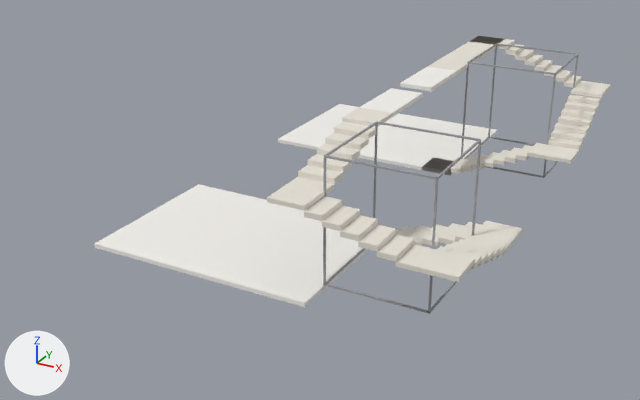
One commit to the glTF model examples/walkthrough/ideal/diagram.glb: the scene before it, then after it.
One viewpoint serves both versions: a 50 mm lens placed at (21.8, -30.6, 13.5), pointed at (7.4, -4.4, 0.4). Every picture has the same lights, and +X, +Y and +Z are marked at lower left. The picture after the commit comes second. Vertices at exactly the same position are counted once.

The first picture shows 'atrium', 'floor', 'stairs'.
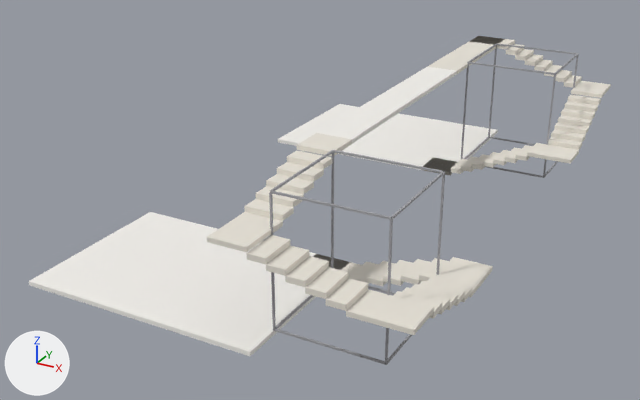
Boxes (x1, y1, x2, y2) around the edits, measured in the pictures (640 x 400 px; the box of a moved part takes in the faces that stretch with it):
'floor', reshaped (16% wider, 20% taller)
    before: (94, 67, 498, 307)
    after: (29, 67, 498, 356)
'stairs', reshaped (17% wider, 21% taller)
    before: (267, 36, 611, 282)
    after: (207, 36, 611, 335)
'atrium', reshaped (21% wider, 19% taller)
    before: (323, 43, 579, 314)
    after: (269, 43, 579, 365)
part 1 of me_floor, deleted
    before: (94, 184, 369, 307)
part 2 of me_floor, moved or reshaped
    before: (360, 67, 457, 116)
    after: (29, 67, 457, 356)
part 3 of me_stairs, moved or reshaped
    before: (267, 123, 376, 210)
    after: (207, 150, 332, 252)
part 4 of me_stairs, moved or reshaped
    before: (304, 197, 475, 282)
    after: (246, 235, 434, 335)
part 5 of me_stairs, moved or reshaped
    before: (438, 221, 523, 269)
    after: (393, 257, 493, 319)
part 6 of me_stairs, moved or reshaped
    before: (396, 222, 482, 247)
    after: (349, 258, 449, 286)
part 7 of me_stairs, moved or reshaped (not visible before)
    after: (315, 255, 362, 278)
part 8 of me_stairs, moved or reshaped
    before: (342, 107, 393, 127)
    after: (297, 133, 352, 156)
part 9 of me_atrium, moved or reshaped
    before: (324, 155, 437, 180)
    after: (270, 190, 391, 220)
part 10 of me_atrium, moved or reshaped
    before: (437, 139, 481, 179)
    after: (391, 171, 445, 220)
part 11 of me_atrium, moved or reshaped
    before: (377, 121, 479, 141)
    after: (333, 150, 444, 173)
part 12 of me_atrium, moved or reshaped
    before: (324, 122, 377, 156)
    after: (270, 150, 333, 191)
part 13 of me_atrium, moved or reshaped
    before: (324, 283, 429, 314)
    after: (274, 328, 386, 365)
part 14 of me_atrium, moved or reshaped
    before: (431, 281, 456, 312)
    after: (387, 334, 412, 364)
part 15 of me_atrium, moved or reshaped (not visible before)
    after: (368, 286, 395, 295)
part 16 of me_atrium, moved or reshaped
    before: (326, 248, 365, 283)
    after: (275, 295, 313, 329)
part 17 of me_atrium, moved or reshaped
    before: (323, 158, 326, 286)
    after: (269, 193, 276, 331)
part 18 of me_atrium, moved or reshaped
    before: (428, 179, 438, 314)
    after: (385, 220, 393, 365)
part 19 of me_atrium, moved or reshaped
    before: (472, 142, 481, 235)
    after: (436, 174, 445, 275)
part 20 of me_atrium, moved or reshaped
    before: (373, 124, 378, 218)
    after: (331, 152, 334, 268)

Patch to the scene script:
```diff
--- a/examples/walkthrough/ideal/diagram.glb.py
+++ b/examples/walkthrough/ideal/diagram.glb.py
@@ me_floor @@
-me_floor.from_pydata(...)  # 32 vertices, 48 faces; spans x 2.0..10.2, y -10.5..7.5, z -0.2..4.2
+me_floor.from_pydata(...)  # 24 vertices, 36 faces; spans x 2.0..10.2, y -13.5..7.5, z -0.2..4.2
+# me_floor part 1: the loose piece of 8 vertices spanning x 2.0..10.2, y -10.5..-4.5, z -0.2..0.0 is deleted
+# me_floor part 2
+# 10 vertices are removed from x 9.0..10.2, y -4.5..-1.1, z 4.1..4.2
+# 22 faces are deleted
+# 2 vertices move from x 10.2, y -4.5, z 4.1..4.2 to x 10.2, y -7.5, z -0.2..0.0
+# 10 vertices are added at x 2.0..10.2, y -13.5..-7.5, z -0.2..4.2
+# 22 new faces join them
 me_floor.materials.append(mat_floor)
@@ me_stairs @@
-me_stairs.from_pydata(...)  # 352 vertices, 696 faces; spans x 9.0..15.0, y -10.5..7.5, z -0.2..4.2
+me_stairs.from_pydata(...)  # 352 vertices, 696 faces; spans x 9.0..15.0, y -13.5..7.5, z -0.2..4.2
+# me_stairs part 3: the loose piece of 42 vertices spanning x 9.0..10.2, y -10.5..-5.8, z 3.0..4.1 is moved by (0.0, -3.0, 0.0)
+# me_stairs part 4: the loose piece of 42 vertices spanning x 10.2..15.0, y -10.5..-9.2, z 2.0..3.0 is moved by (0.0, -3.0, 0.0)
+# me_stairs part 5: the loose piece of 42 vertices spanning x 13.8..15.0, y -9.2..-4.5, z 0.9..1.9 is moved by (0.0, -3.0, 0.0)
+# me_stairs part 6: the loose piece of 32 vertices spanning x 10.8..13.8, y -5.8..-4.5, z 0.0..0.9 is moved by (0.0, -3.0, 0.0)
+# me_stairs part 7: the loose piece of 12 vertices spanning x 9.0..10.8, y -5.8..-4.5, z -0.2..0.0 is moved by (0.0, -3.0, 0.0)
+# me_stairs part 8: the loose piece of 8 vertices spanning x 9.0..10.2, y -5.8..-4.5, z 4.1..4.2 is moved by (0.0, -3.0, 0.0)
 me_stairs.materials.append(mat_stairs)
@@ me_atrium @@
-me_atrium.from_pydata(...)  # 192 vertices, 288 faces; spans x 10.2..13.8, y -9.3..6.3, z 0.0..4.3
+me_atrium.from_pydata(...)  # 192 vertices, 288 faces; spans x 10.2..13.8, y -12.3..6.3, z 0.0..4.3
+# me_atrium part 9: the loose piece of 8 vertices spanning x 10.2..13.8, y -9.3..-9.2, z 4.2..4.3 is moved by (0.0, -3.0, 0.0)
+# me_atrium part 10: the loose piece of 8 vertices spanning x 13.7..13.8, y -9.2..-5.8, z 4.2..4.3 is moved by (0.0, -3.0, 0.0)
+# me_atrium part 11: the loose piece of 8 vertices spanning x 10.2..13.8, y -5.8..-5.7, z 4.2..4.3 is moved by (0.0, -3.0, 0.0)
+# me_atrium part 12: the loose piece of 8 vertices spanning x 10.2..10.3, y -9.2..-5.8, z 4.2..4.3 is moved by (0.0, -3.0, 0.0)
+# me_atrium part 13: the loose piece of 8 vertices spanning x 10.2..13.8, y -9.3..-9.2, z 0.0..0.1 is moved by (0.0, -3.0, 0.0)
+# me_atrium part 14: the loose piece of 8 vertices spanning x 13.7..13.8, y -9.2..-5.8, z 0.0..0.1 is moved by (0.0, -3.0, 0.0)
+# me_atrium part 15: the loose piece of 8 vertices spanning x 10.2..13.8, y -5.8..-5.7, z 0.0..0.1 is moved by (0.0, -3.0, 0.0)
+# me_atrium part 16: the loose piece of 8 vertices spanning x 10.2..10.3, y -9.2..-5.8, z 0.0..0.1 is moved by (0.0, -3.0, 0.0)
+# me_atrium part 17: the loose piece of 8 vertices spanning x 10.2..10.3, y -9.3..-9.2, z 0.0..4.2 is moved by (0.0, -3.0, 0.0)
+# me_atrium part 18: the loose piece of 8 vertices spanning x 13.7..13.8, y -9.3..-9.2, z 0.0..4.2 is moved by (0.0, -3.0, 0.0)
+# me_atrium part 19: the loose piece of 8 vertices spanning x 13.7..13.8, y -5.8..-5.7, z 0.0..4.2 is moved by (0.0, -3.0, 0.0)
+# me_atrium part 20: the loose piece of 8 vertices spanning x 10.2..10.3, y -5.8..-5.7, z 0.0..4.2 is moved by (0.0, -3.0, 0.0)
 me_atrium.materials.append(mat_atrium)
```
